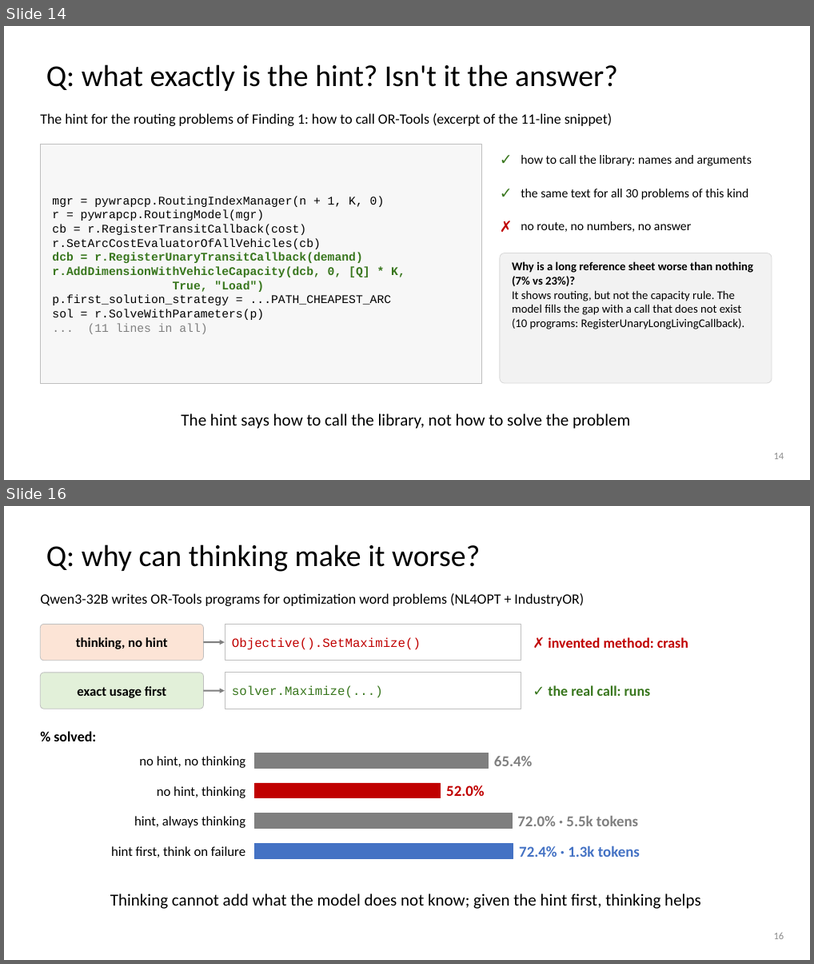
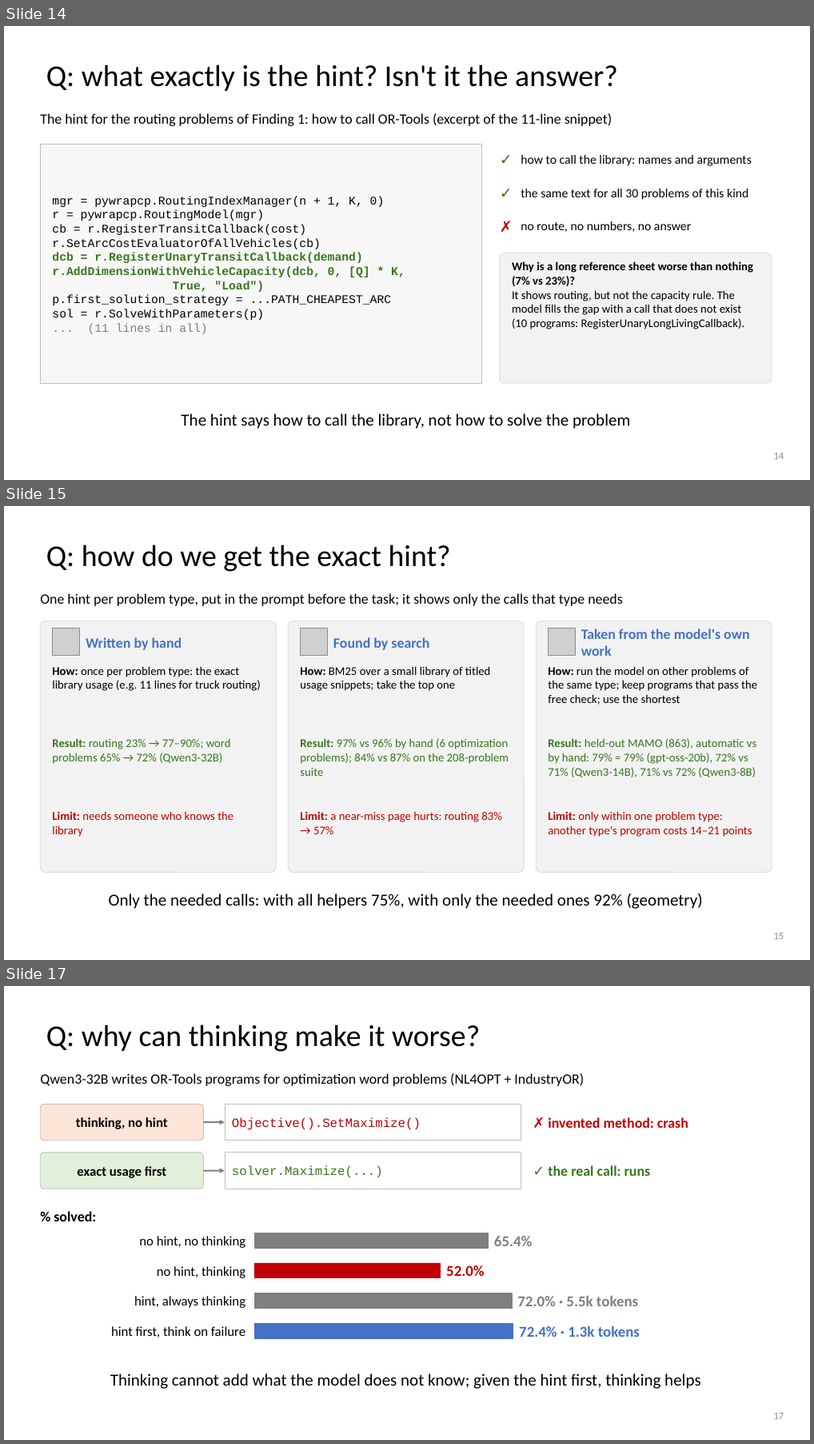
Before and after one commit to dlwns147/CSED490E_Project_Team5, a slide deck: Proposal_Team5.pptx. Shown one above the other, each under a label of ours: slides 14 and 16 before the commit, slides 14, 15 and 17 after it; the slides between them are not shown. The pictures are 814x964 and 814x1444 pixels, drawn with LibreOffice and Linux fonts; fonts in the diff are those of the drawing; grey boxes stand for pictures. Boxes give left, top, right and bottom in pixels: in the first picture for what was removed or moved away, otherwise in the second. Text is boxed around its words. In the diff, an @@ line names an element or a change of style, - is before the commit and + after.

```diff
--- a/Proposal_Team5.pptx
+++ b/Proposal_Team5.pptx
@@ slide 15 added at bbox=[4, 506, 810, 960], background #FFFFFF @@
@@ title added at bbox=[46, 544, 451, 572], 36 pt, text #000000 @@
+Q: how do we get the exact hint?
@@ text added at bbox=[40, 593, 623, 606], 17 pt, text #000000 @@
+One hint per problem type, put in the prompt before the task; it shows only the calls that type needs
@@ rounded rectangle added at bbox=[40, 621, 276, 872], fill #F2F2F2, outline #D9D9D9 0.75 pt @@
@@ rounded rectangle added at bbox=[288, 621, 524, 872], fill #F2F2F2, outline #D9D9D9 0.75 pt @@
@@ rounded rectangle added at bbox=[536, 621, 772, 872], fill #F2F2F2, outline #D9D9D9 0.75 pt @@
@@ picture added at bbox=[52, 628, 80, 656] @@
@@ text added at bbox=[86, 637, 182, 650], 17 pt, text #4472C4, bold @@
+Written by hand
@@ picture added at bbox=[301, 628, 328, 656] @@
@@ text added at bbox=[334, 637, 430, 650], 17 pt, text #4472C4, bold @@
+Found by search
@@ picture added at bbox=[549, 628, 576, 656] @@
@@ text added at bbox=[582, 628, 750, 656], 17 pt, text #4472C4, bold @@
+Taken from the model's own work
@@ text added at bbox=[52, 666, 261, 691], 14 pt, text #000000 @@
+How: once per problem type: the exact library usage (e.g. 11 lines for truck routing)
@@ text added at bbox=[300, 666, 491, 691], 14 pt, text #000000 @@
+How: BM25 over a small library of titled usage snippets; take the top one
@@ text added at bbox=[548, 666, 758, 704], 14 pt, text #000000 @@
+How: run the model on other problems of the same type; keep programs that pass the free check; use the shortest
@@ text added at bbox=[52, 738, 231, 764], 14 pt, text #38761D @@
+Result: routing 23% → 77–90%; word problems 65% → 72% (Qwen3-32B)
@@ text added at bbox=[300, 738, 509, 776], 14 pt, text #38761D @@
+Result: 97% vs 96% by hand (6 optimization problems); 84% vs 87% on the 208-problem suite
@@ text added at bbox=[548, 738, 757, 777], 14 pt, text #38761D @@
+Result: held-out MAMO (863), automatic vs by hand: 79% = 79% (gpt-oss-20b), 72% vs 71% (Qwen3-14B), 71% vs 72% (Qwen3-8B)
@@ text added at bbox=[52, 811, 234, 836], 14 pt, text #C00000 @@
+Limit: needs someone who knows the library
@@ text added at bbox=[300, 811, 502, 834], 14 pt, text #C00000 @@
+Limit: a near-miss page hurts: routing 83% → 57%
@@ text added at bbox=[548, 811, 753, 836], 14 pt, text #C00000 @@
+Limit: only within one problem type: another type's program costs 14–21 points
@@ text added at bbox=[109, 893, 703, 908], 20 pt, text #000000 @@
+Only the needed calls: with all helpers 75%, with only the needed ones 92% (geometry)
@@ page number added at bbox=[774, 932, 785, 939], 12 pt, text #8C8C8C @@
+15
@@ what was slide 16 is now slide 17 @@
@@ page number at bbox=[774, 1412, 785, 1419]: text changed @@
-16
+17
```
Also in this commit, not shown: 5 slides changed, 4 other files.
